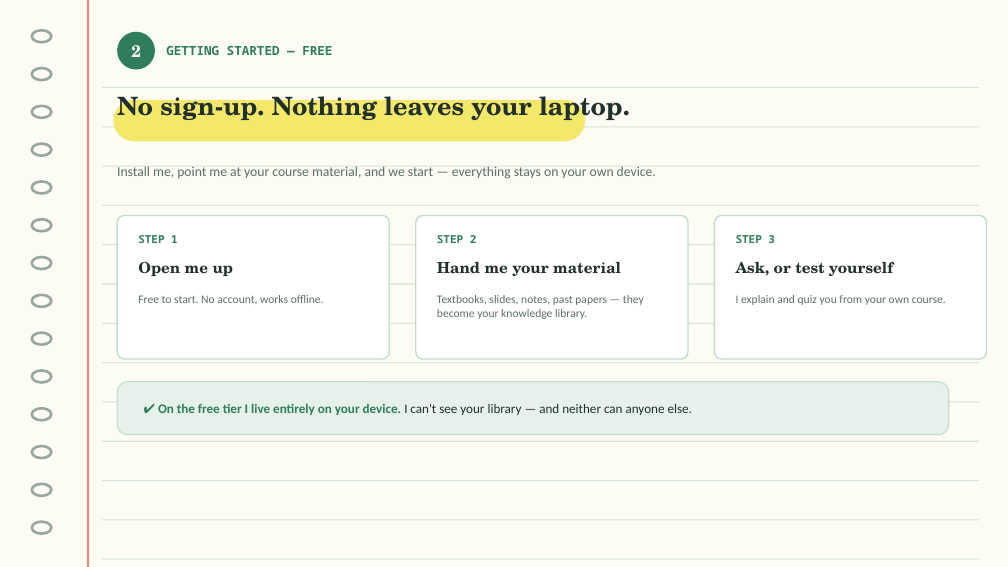
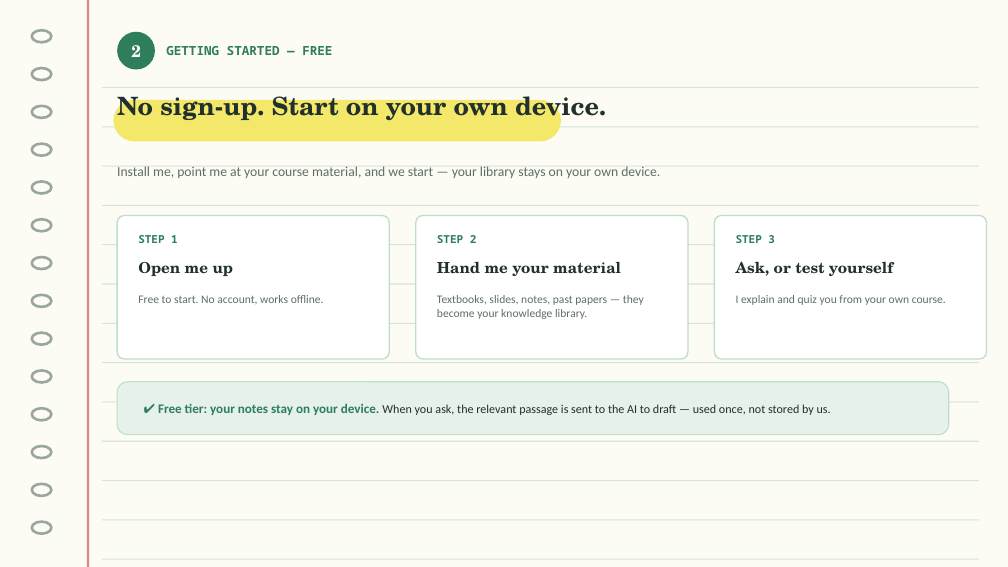
Before and after one commit to wegofwd2020-hub/Mentible, a slide deck: slide 3 of docs/adr-033-decks/mentible-for-medical-students.pptx. Drawn at 1008x567 pixels with LibreOffice and Linux fonts; fonts in the diff are those of the drawing. Boxes give left, top, right and bottom in pixels: in the first picture for what was removed or moved away, otherwise in the second. Text is boxed around its words. In the diff, an @@ line names an element or a change of style, - is before the commit and + after.

```diff
--- a/docs/adr-033-decks/mentible-for-medical-students.pptx
+++ b/docs/adr-033-decks/mentible-for-medical-students.pptx
@@ text at box(117, 89, 606, 124): text changed @@
-No sign-up. Nothing leaves your laptop.
+No sign-up. Start on your own device.
@@ rounded rectangle: place and size @@
-rounded rectangle at box(113, 100, 585, 141)
+rounded rectangle at box(113, 100, 561, 141)
@@ text at box(117, 166, 660, 178): text changed @@
-Install me, point me at your course material, and we start — everything stays on your own device.
+Install me, point me at your course material, and we start — your library stays on your own device.
@@ text at box(158, 403, 831, 415): text changed; size 12.5 to 11.5 pt @@
-✔ On the free tier I live entirely on your device. I can't see your library — and neither can anyone else.
+✔ Free tier: your notes stay on your device. When you ask, the relevant passage is sent to the AI to draft — used once, not stored by us.
```
Also in this commit, not shown: 10 other files.
